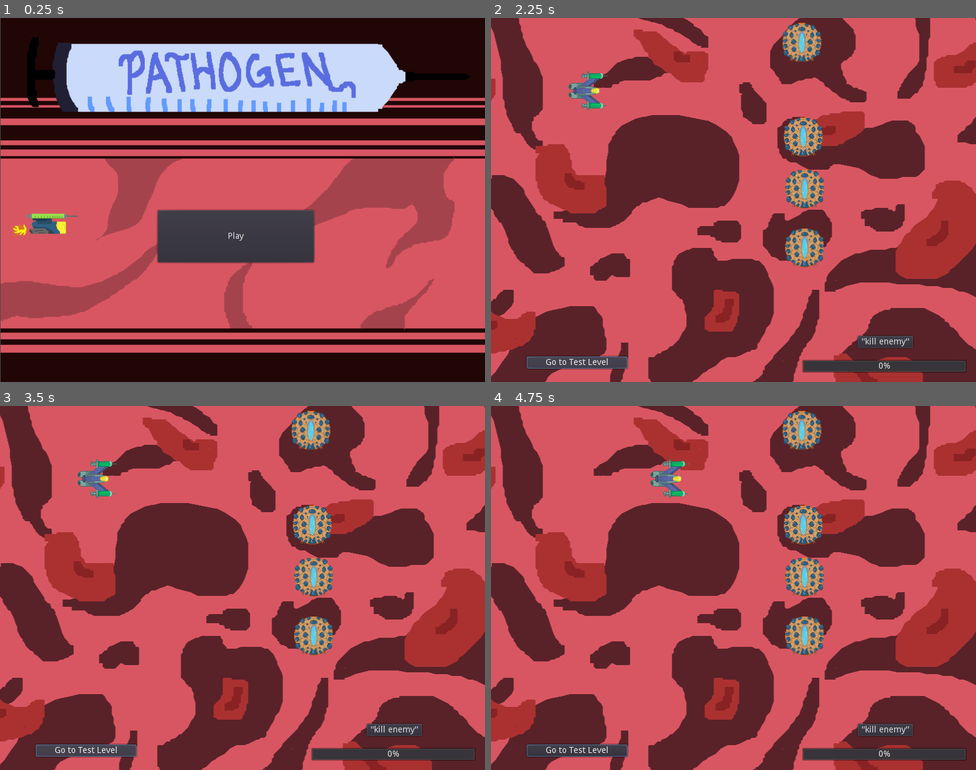
Above: before the commit, frames 1-4 (two rows, left to right).
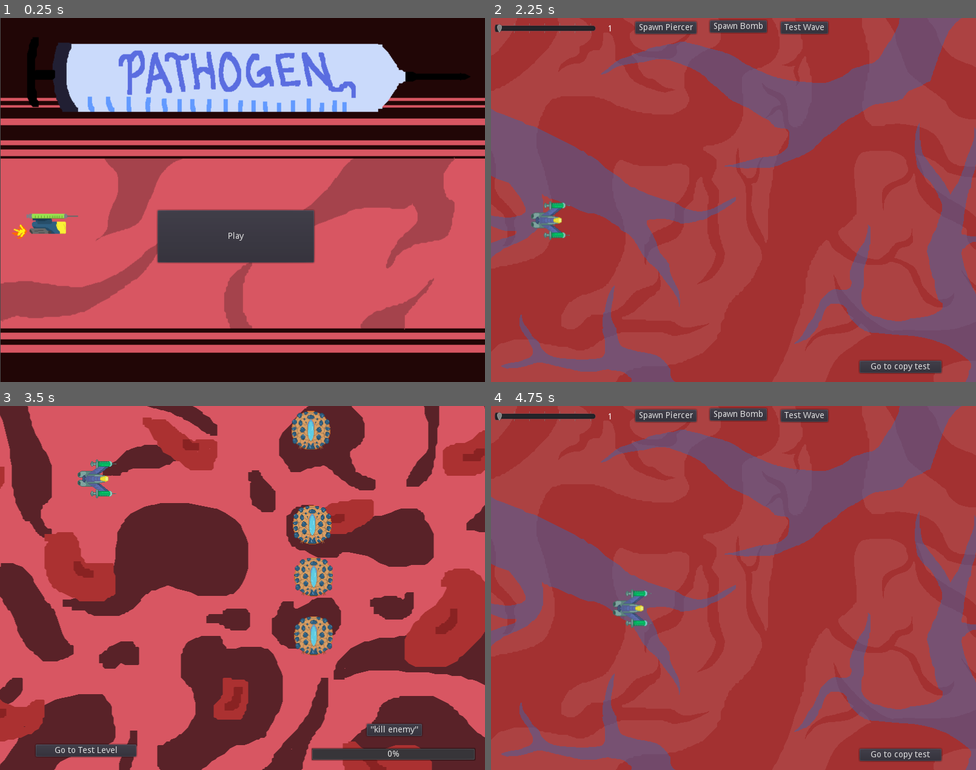
Above: after the commit, the same moments.

Repository: Yerdun/Pathogen
Game: Godot game, scene res://Assets/Scenes/Test Scenes/Title.tscn
Two runs of this game, one before a commit and one after it. Both use one fixed random seed, a clock stepped at 60 frames per second and the inputs below. Sound files missing from this copy of the repository are replaced by a short silence.
Inputs (mouse positions are in pixels of both pictures, inside the frame that each line leads up to):
- Up to frame 1 (0.25 s): no input
- Up to frame 2 (2.25 s): click "Play" at 0.5 s; click "Go to copy test" at 1.25 s; click "Go to Test Level" at 2 s
- Up to frame 3 (3.5 s): click "Go to Test Level" (after the commit: "Go to copy test") at 2.75 s
- Up to frame 4 (4.75 s): click "Go to Test Level" at 3.5 s; move the mouse to (840, 569) at 4.27 s; hold Right (ui_right) from 4.28 s (still down); hold B (copy) from 4.28 s (still down)

The runs differ from the first frame. In frame 1, less than 0.1% of the frame differs, in the area x 2-6%, y 56-61%; in frame 2, 94%, in the area x 0-100%, y 0-100%; in frame 3, less than 0.1%; in frame 4, 94%.
Error before the commit: Attempt to call function 'play' in base 'null instance' on a null instance. (res://Assets/Scenes/Test)

Commit message:
Changes made to Miguel-branch, temporary branch

Diff:
--- a/Assets/Scenes/Background/BG.tscn
+++ b/Assets/Scenes/Background/BG.tscn
@@ -17,7 +17,7 @@
 "times": PoolRealArray( 0.3, 0.5, 0.7 ),
 "transitions": PoolRealArray( 1, 1, 1 ),
 "update": 0,
-"values": [ Vector2( 1, 1 ), Vector2( 1.2, 1.2 ), Vector2( 1, 1 ) ]
+"values": [ Vector2( 1, 1 ), Vector2( 1.05, 1.05 ), Vector2( 1, 1 ) ]
 }
 tracks/1/type = "value"
 tracks/1/path = NodePath("TextureRect:rect_position")
@@ -29,7 +29,7 @@
 "times": PoolRealArray( 0.3, 0.5, 0.7 ),
 "transitions": PoolRealArray( 1, 1, 1 ),
 "update": 0,
-"values": [ Vector2( 0, 0 ), Vector2( -110.875, -47.9458 ), Vector2( 0, 0 ) ]
+"values": [ Vector2( 0, 0 ), Vector2( -27, -12 ), Vector2( 0, 0 ) ]
 }
 tracks/2/type = "value"
 tracks/2/path = NodePath("TextureRect2:rect_position")
@@ -41,7 +41,7 @@
 "times": PoolRealArray( 0.5, 0.7, 0.9 ),
 "transitions": PoolRealArray( 1, 1, 1 ),
 "update": 0,
-"values": [ Vector2( 0, 0 ), Vector2( -115.37, -61.4306 ), Vector2( 0, 0 ) ]
+"values": [ Vector2( 0, 0 ), Vector2( -28, -15 ), Vector2( 0, 0 ) ]
 }
 tracks/3/type = "value"
 tracks/3/path = NodePath("TextureRect2:rect_scale")
@@ -53,7 +53,7 @@
 "times": PoolRealArray( 0.5, 0.7, 0.9 ),
 "transitions": PoolRealArray( 1, 1, 1 ),
 "update": 0,
-"values": [ Vector2( 1, 1 ), Vector2( 1.2, 1.2 ), Vector2( 1, 1 ) ]
+"values": [ Vector2( 1, 1 ), Vector2( 1.05, 1.05 ), Vector2( 1, 1 ) ]
 }
 
 [sub_resource type="Animation" id=2]
@@ -174,6 +174,9 @@
 margin_right = 40.0
 margin_bottom = 40.0
 texture = ExtResource( 3 )
+__meta__ = {
+"_edit_use_anchors_": false
+}
 
 [node name="TextureRect2" type="TextureRect" parent="."]
 margin_right = 1024.0
@@ -184,8 +187,11 @@
 }
 
 [node name="TextureRect" type="TextureRect" parent="."]
-margin_right = 1024.0
-margin_bottom = 600.0
+margin_left = -27.0
+margin_top = -12.0
+margin_right = 997.0
+margin_bottom = 588.0
+rect_scale = Vector2( 1.05, 1.05 )
 texture = ExtResource( 2 )
 __meta__ = {
 "_edit_use_anchors_": false
--- a/Assets/Scenes/Enemy/Basic Enemy/Enemy.gd
+++ b/Assets/Scenes/Enemy/Basic Enemy/Enemy.gd
@@ -20,7 +20,7 @@
 func takeDamage(var amount): # this function can be called by a bullet to inflict damage
 	# amount variable is the amount of damage taken
 
-	$"Enemy Impact".play() # play enemy taking damage sound
+	$"Enemy Impact".play()
 	currentHP = max(0, currentHP - amount) # this line caps hp loss at 0
 
 func GetCopyAbility():
--- a/Assets/Scenes/Enemy/Basic Enemy/Enemy.tscn
+++ b/Assets/Scenes/Enemy/Basic Enemy/Enemy.tscn
@@ -1,8 +1,9 @@
-[gd_scene load_steps=5 format=2]
+[gd_scene load_steps=6 format=2]
 
 [ext_resource path="res://Assets/Sprites/Enemy/bomb_enemy.png" type="Texture" id=1]
 [ext_resource path="res://Assets/Scenes/Enemy/Basic Enemy/Enemy.gd" type="Script" id=2]
 [ext_resource path="res://Assets/Sounds/Enemy Sounds/enemy_takedamage.wav" type="AudioStream" id=3]
+[ext_resource path="res://Assets/Sounds/Player Sounds/player_die.wav" type="AudioStream" id=4]
 
 [sub_resource type="RectangleShape2D" id=1]
 extents = Vector2( 32, 32 )
@@ -27,3 +28,6 @@
 
 [node name="Enemy Impact" type="AudioStreamPlayer" parent="."]
 stream = ExtResource( 3 )
+
+[node name="Enemy Death" type="AudioStreamPlayer" parent="."]
+stream = ExtResource( 4 )
--- a/Assets/Scenes/Player/Bullet Control.gd
+++ b/Assets/Scenes/Player/Bullet Control.gd
@@ -106,18 +106,21 @@
 	if !rapidFireEnabled:
 		$"Shot Cooldown".wait_time = .25
 		$"Copy Success".play()
-	rapidFireEnabled = true
+		rapidFireEnabled = true
+		MaxCharge += 5	# Add 5 required kills to Max Charge to balance copy abilities
 
 func _enableWideBeam(): # when called, enables wide beam
 	if !wideBeamEnabled:
+		$"Copy Success".play()
 		wideBeamEnabled = true
-		$"Copy Success".play()
+		MaxCharge += 5
 
 func _enablePiercing(): # when called, enables piercing
 	if !piercingEnabled:
 		SelectedBullet = PiercingBullet
 		$"Copy Success".play()
-	piercingEnabled = true
+		piercingEnabled = true
+		MaxCharge += 5
 
 func _on_Shot_Cooldown_timeout(): # connected to cooldown timer
 	canFire = true # when the cooldown finishes, prepare a new shot
--- a/Assets/Scenes/Player/Bullet Control.tscn
+++ b/Assets/Scenes/Player/Bullet Control.tscn
@@ -8,7 +8,7 @@
 [ext_resource path="res://Assets/Sounds/Player Sounds/player_pierce_shoot.wav" type="AudioStream" id=6]
 [ext_resource path="res://Assets/Sounds/Player Sounds/player_copy_attempt.wav" type="AudioStream" id=7]
 [ext_resource path="res://Assets/Sounds/Player Sounds/player_basic_shoot.wav" type="AudioStream" id=8]
-[ext_resource path="res://Assets/Sounds/Enemy Sounds/enemy_takedamage.wav" type="AudioStream" id=9]
+[ext_resource path="res://Assets/Sounds/Player Sounds/player_die.wav" type="AudioStream" id=9]
 [ext_resource path="res://Assets/Sounds/Player Sounds/player_copy_success.wav" type="AudioStream" id=10]
 
 [node name="Bullet Control" type="Position2D"]
--- a/Assets/Scenes/Player/Player.tscn
+++ b/Assets/Scenes/Player/Player.tscn
@@ -16,7 +16,7 @@
 [ext_resource path="res://Assets/Sprites/animation/vax-ship exploding6.png" type="Texture" id=14]
 [ext_resource path="res://Assets/Sprites/animation/vax-ship exploding9.png" type="Texture" id=15]
 [ext_resource path="res://Assets/Sprites/animation/vax-ship exploding2.png" type="Texture" id=16]
-[ext_resource path="res://Assets/Sounds/Player Sounds/player_die.wav" type="AudioStream" id=17]
+[ext_resource path="res://Assets/Sounds/Enemy Sounds/bomb_explosion.wav" type="AudioStream" id=17]
 
 [sub_resource type="SpriteFrames" id=1]
 animations = [ {
@@ -69,5 +69,6 @@
 
 [node name="Death Sound" type="AudioStreamPlayer" parent="."]
 stream = ExtResource( 17 )
+volume_db = 4.0
 
 [connection signal="body_entered" from="." to="." method="_on_Player_body_entered"]
--- a/Assets/Scenes/Test Scenes/Copy Tester.gd
+++ b/Assets/Scenes/Test Scenes/Copy Tester.gd
@@ -1,12 +1,13 @@
 extends Node
 
 func _ready():
-	# set Charge Bar's max value to player's max charge
-	$"Charge Bar".max_value = $"Player/Bullet Control".MaxCharge
+	pass
 
 func _process(_delta):
 	# set Charge Bar's current value to player's current charge
 	$"Charge Bar".value = $"Player/Bullet Control".CurrentCharge
+	# set Charge Bar's max value to player's max charge (necessary due to how it changes with each ability)
+	$"Charge Bar".max_value = $"Player/Bullet Control".MaxCharge
 
 
 
--- a/Assets/Scenes/Test Scenes/Copy Tester.tscn
+++ b/Assets/Scenes/Test Scenes/Copy Tester.tscn
@@ -1,8 +1,9 @@
-[gd_scene load_steps=6 format=2]
+[gd_scene load_steps=7 format=2]
 
 [ext_resource path="res://Assets/Scenes/Player/Player.tscn" type="PackedScene" id=1]
 [ext_resource path="res://Assets/Sprites/backgrounds/background.png" type="Texture" id=2]
 [ext_resource path="res://Assets/Scenes/Test Scenes/go to test.gd" type="Script" id=3]
+[ext_resource path="res://Assets/Sounds/Other Sounds/menu_click.wav" type="AudioStream" id=4]
 [ext_resource path="res://Assets/Scenes/Test Scenes/Copy Tester.gd" type="Script" id=6]
 [ext_resource path="res://Assets/Scenes/Enemy/Basic Enemy/Enemy.tscn" type="PackedScene" id=7]
 
@@ -63,5 +64,8 @@
 "_edit_use_anchors_": false
 }
 
+[node name="Click Noise" type="AudioStreamPlayer" parent="Button"]
+stream = ExtResource( 4 )
+
 [connection signal="pressed" from="KillButton" to="." method="_on_KillButton_pressed"]
 [connection signal="pressed" from="Button" to="Button" method="_on_Button_pressed"]
--- a/Assets/Scenes/Test Scenes/Test Level.tscn
+++ b/Assets/Scenes/Test Scenes/Test Level.tscn
@@ -1,25 +1,22 @@
 [gd_scene load_steps=9 format=2]
 
 [ext_resource path="res://Assets/Scenes/Background/BG.tscn" type="PackedScene" id=1]
-[ext_resource path="res://Assets/Scenes/Enemy/Enemy Spawn Handler/Enemy Spawn Handler.tscn" type="PackedScene" id=2]
+[ext_resource path="res://Assets/Scenes/Test Scenes/Enemy Spawn Tester.tscn" type="PackedScene" id=2]
 [ext_resource path="res://Assets/Scenes/Player/Player.tscn" type="PackedScene" id=3]
 [ext_resource path="res://Assets/Scenes/Test Scenes/go to copy.gd" type="Script" id=4]
 [ext_resource path="res://Assets/Sounds/Level Music/Pathogen level intro.ogg" type="AudioStream" id=5]
 [ext_resource path="res://Assets/Sounds/Level Music/Pathogen level loop.ogg" type="AudioStream" id=6]
 [ext_resource path="res://Assets/Scenes/Music Handlers/Music Handler.tscn" type="PackedScene" id=7]
-[ext_resource path="res://Assets/Scenes/Enemy/Enemy Spawn Handler/Waves/Wave Manager.tscn" type="PackedScene" id=8]
+[ext_resource path="res://Assets/Sounds/Other Sounds/menu_click.wav" type="AudioStream" id=8]
 
 [node name="Test Level" type="Node2D"]
 
 [node name="Control" parent="." instance=ExtResource( 1 )]
 
-[node name="Wave Manager" parent="." instance=ExtResource( 8 )]
-
-[node name="Enemy Spawn Handler" parent="." instance=ExtResource( 2 )]
-position = Vector2( 832, 0 )
-
 [node name="Player" parent="." instance=ExtResource( 3 )]
 position = Vector2( 97.7746, 333.546 )
+
+[node name="Enemy Spawn Tester" parent="." instance=ExtResource( 2 )]
 
 [node name="Button" type="Button" parent="."]
 margin_left = 608.012
@@ -32,6 +29,9 @@
 "_edit_use_anchors_": false
 }
 
+[node name="AudioStreamPlayer" type="AudioStreamPlayer" parent="Button"]
+stream = ExtResource( 8 )
+
 [node name="Music handler" parent="." instance=ExtResource( 7 )]
 intro = ExtResource( 5 )
 loop = ExtResource( 6 )
--- a/Assets/Scenes/Test Scenes/Title.tscn
+++ b/Assets/Scenes/Test Scenes/Title.tscn
@@ -22,6 +22,7 @@
 [node name="AnimatedSprite" type="AnimatedSprite" parent="."]
 position = Vector2( 400.763, 299.68 )
 frames = SubResource( 1 )
+frame = 2
 playing = true
 
 [node name="Button" type="Button" parent="."]
